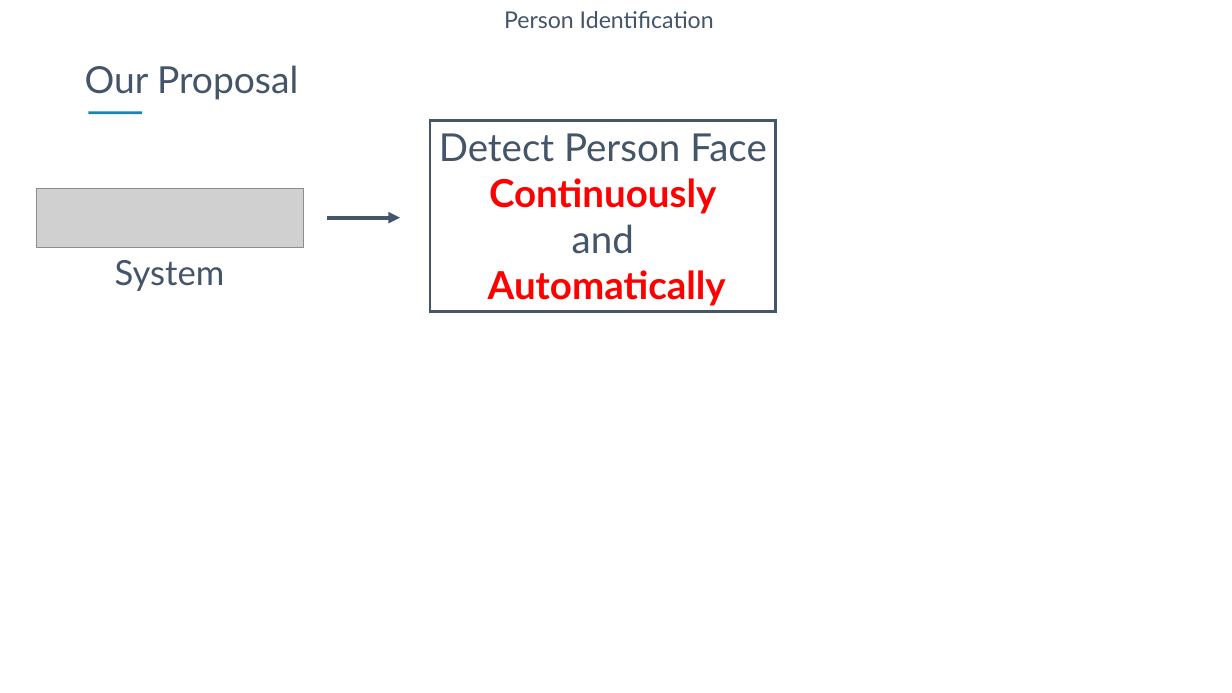
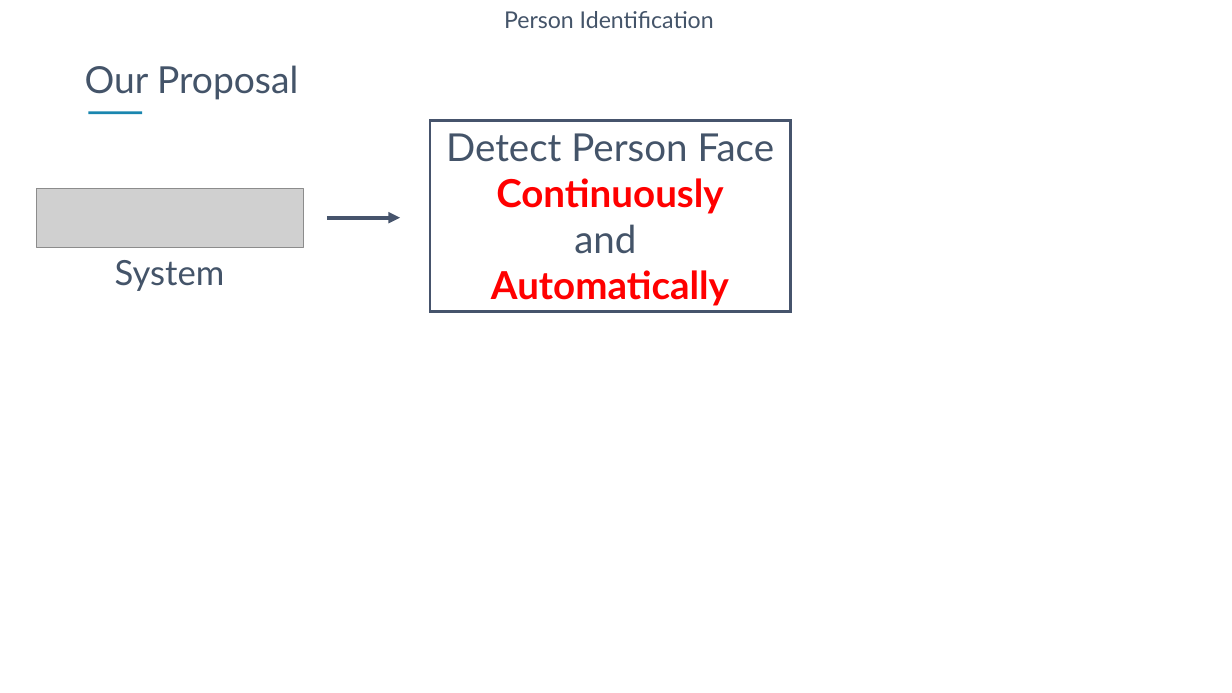
Before and after one commit to capstonbaby/documents, a slide deck: slide 167 of Presentation.pptx. Drawn at 1232x693 pixels with LibreOffice and Linux fonts; fonts in the diff are those of the drawing; grey boxes stand for pictures. Boxes give left, top, right and bottom in pixels: in the first picture for what was removed or moved away, otherwise in the second. Text is boxed around its words. In the diff, an @@ line names an element or a change of style, - is before the commit and + after.

```diff
--- a/Presentation.pptx
+++ b/Presentation.pptx
@@ rectangle "Detect Person Face Continuously and": place and size @@
-rectangle "Detect Person Face Continuously and" at box(430, 121, 775, 312)
+rectangle "Detect Person Face Continuously and" at box(430, 121, 790, 312)
@@ text in rectangle at box(446, 133, 775, 306): text changed @@
-Detect Person Face Continuously
-and
-Automatically
+Detect Person Face Continuously
+and
+Automatically
```
Also in this commit, not shown: 3 other slides changed, 2 other files.
